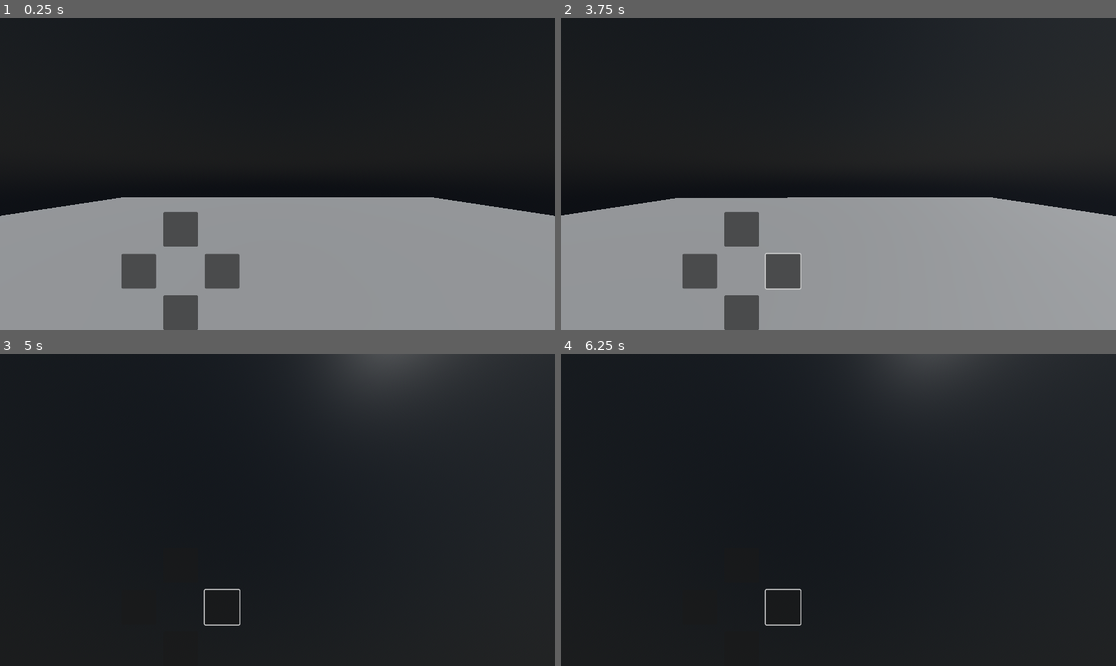
Above: before the commit, frames 1-4 (two rows, left to right).
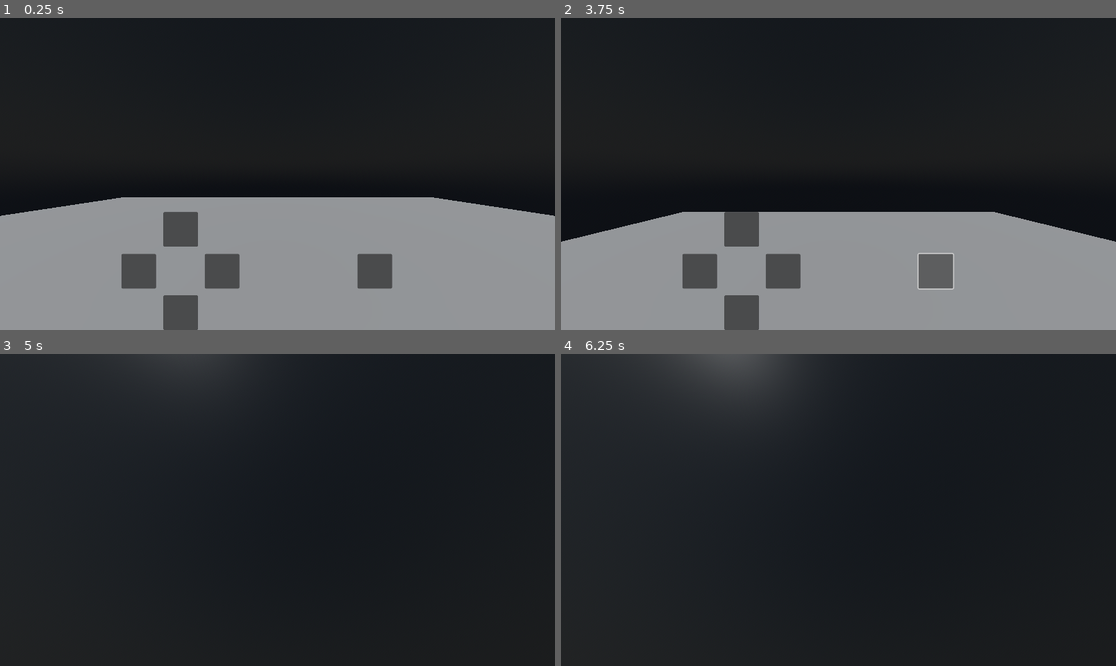
Above: after the commit, the same moments.

Repository: clbwhazzup/godot3D
Game: Godot game, scene res://scenes/level_1.tscn
The game is run twice, just before and just after one commit, with the same random seed, the same clock (stepped at 60 frames per second) and the same inputs.
Inputs (mouse positions are in pixels of both pictures, inside the frame that each line leads up to):
- Up to frame 1 (0.25 s): no input
- Up to frame 2 (3.75 s): click (744, 230) at 0.5 s; click (744, 311) at 1.25 s; click (699, 270) at 2 s; click (783, 270) at 2.75 s; click (932, 270) at 3.52 s
- Up to frame 3 (5 s): move the mouse to (305, 510) at 4.27 s; hold W (move_forward) from 4.28 s (still down); tap Space (jump) at 4.35, 4.52, 4.82 s
- Up to frame 4 (6.25 s): keep holding W (move_forward); tap Enter at 5 s; move the mouse to (810, 510) at 5.02 s; tap E (interact) at 5.1 s; tap Space (jump) at 5.27, 5.3, 5.57, 5.75, 5.85 s; move the mouse to (849, 503) at 5.77 s

The runs differ from the first frame. In frame 1, 0.7% of the frame differs, in the area x 64-71%, y 75-87%; in frame 2, 6.3%, in the area x 0-100%, y 57-88%; in frame 3, 4.0%; in frame 4, 5.4%.

Commit message:
fixing touch controls

Diff:
--- a/scenes/character.gd
+++ b/scenes/character.gd
@@ -21,16 +21,19 @@
 var paused: = false
 
 @onready var camera: Camera3D = $Camera3D
+@onready var overlay: Control = $"../TouchControls/Overlay"
 
 func _ready() -> void:
-	capture_mouse()
+	pass
 
 func _unhandled_input(event: InputEvent) -> void:
 	if event is InputEventMouseMotion: #Mouse for camera
+		capture_mouse()
 		look_dir = event.relative * 0.001
 		if mouse_captured: _rotate_camera()
 
 	if event is InputEventScreenDrag: #Drag for camera
+		release_mouse()
 		look_dir = event.relative * 0.001
 		if not mouse_captured: _rotate_camera()
 
@@ -62,12 +65,12 @@
 func capture_mouse() -> void:
 	Input.set_mouse_mode(Input.MOUSE_MODE_CAPTURED)
 	mouse_captured = true
-	print(mouse_captured)
+	overlay.hide()
 
 func release_mouse() -> void:
 	Input.set_mouse_mode(Input.MOUSE_MODE_VISIBLE)
 	mouse_captured = false
-	print(mouse_captured)
+	overlay.hide()
 
 func _rotate_camera(sens_mod: float = 1.0) -> void:
 	camera.rotation.y -= look_dir.x * camera_sens * sens_mod
--- a/scenes/level_1.tscn
+++ b/scenes/level_1.tscn
@@ -67,11 +67,11 @@
 mouse_filter = 2
 script = ExtResource("2_bswci")
 
-[node name="Control" type="Control" parent="TouchControls"]
+[node name="Overlay" type="Control" parent="TouchControls"]
 layout_mode = 2
 mouse_filter = 2
 
-[node name="Container" type="Control" parent="TouchControls/Control"]
+[node name="Directional" type="Control" parent="TouchControls/Overlay"]
 layout_mode = 1
 anchors_preset = 2
 anchor_top = 1.0
@@ -80,7 +80,7 @@
 offset_right = 245.0
 grow_vertical = 0
 
-[node name="Forward" type="Button" parent="TouchControls/Control/Container"]
+[node name="Forward" type="Button" parent="TouchControls/Overlay/Directional"]
 layout_mode = 1
 anchors_preset = 5
 anchor_left = 0.5
@@ -91,7 +91,7 @@
 grow_horizontal = 2
 action_mode = 0
 
-[node name="Back" type="Button" parent="TouchControls/Control/Container"]
+[node name="Back" type="Button" parent="TouchControls/Overlay/Directional"]
 layout_mode = 1
 anchors_preset = 7
 anchor_left = 0.5
@@ -105,7 +105,7 @@
 grow_vertical = 0
 action_mode = 0
 
-[node name="Left" type="Button" parent="TouchControls/Control/Container"]
+[node name="Left" type="Button" parent="TouchControls/Overlay/Directional"]
 layout_mode = 1
 anchors_preset = 4
 anchor_top = 0.5
@@ -116,7 +116,7 @@
 grow_vertical = 2
 action_mode = 0
 
-[node name="Right" type="Button" parent="TouchControls/Control/Container"]
+[node name="Right" type="Button" parent="TouchControls/Overlay/Directional"]
 layout_mode = 1
 anchors_preset = 6
 anchor_left = 1.0
@@ -130,28 +130,40 @@
 grow_vertical = 2
 action_mode = 0
 
-[node name="Jump" type="Button" parent="TouchControls/Control/Container"]
+[node name="Other" type="Control" parent="TouchControls/Overlay"]
 layout_mode = 1
-anchors_preset = 6
+anchors_preset = 3
 anchor_left = 1.0
+anchor_top = 1.0
+anchor_right = 1.0
+anchor_bottom = 1.0
+offset_left = -245.0
+offset_top = -245.0
+grow_horizontal = 0
+grow_vertical = 0
+
+[node name="Jump" type="Button" parent="TouchControls/Overlay/Other"]
+layout_mode = 1
+anchors_preset = 8
+anchor_left = 0.5
 anchor_top = 0.5
-anchor_right = 1.0
+anchor_right = 0.5
 anchor_bottom = 0.5
-offset_left = 725.0
-offset_top = -24.0
-offset_right = 797.0
-offset_bottom = 48.0
-grow_horizontal = 0
+offset_left = -36.0
+offset_top = -36.0
+offset_right = 36.0
+offset_bottom = 36.0
+grow_horizontal = 2
 grow_vertical = 2
 action_mode = 0
 
-[connection signal="button_down" from="TouchControls/Control/Container/Forward" to="TouchControls" method="_on_forward_button_down"]
-[connection signal="button_up" from="TouchControls/Control/Container/Forward" to="TouchControls" method="_on_forward_button_up"]
-[connection signal="button_down" from="TouchControls/Control/Container/Back" to="TouchControls" method="_on_back_button_down"]
-[connection signal="button_up" from="TouchControls/Control/Container/Back" to="TouchControls" method="_on_back_button_up"]
-[connection signal="button_down" from="TouchControls/Control/Container/Left" to="TouchControls" method="_on_left_button_down"]
-[connection signal="button_up" from="TouchControls/Control/Container/Left" to="TouchControls" method="_on_left_button_up"]
-[connection signal="button_down" from="TouchControls/Control/Container/Right" to="TouchControls" method="_on_right_button_down"]
-[connection signal="button_up" from="TouchControls/Control/Container/Right" to="TouchControls" method="_on_right_button_up"]
-[connection signal="button_down" from="TouchControls/Control/Container/Jump" to="TouchControls" method="_on_jump_button_down"]
-[connection signal="button_up" from="TouchControls/Control/Container/Jump" to="TouchControls" method="_on_jump_button_up"]
+[connection signal="button_down" from="TouchControls/Overlay/Directional/Forward" to="TouchControls" method="_on_forward_button_down"]
+[connection signal="button_up" from="TouchControls/Overlay/Directional/Forward" to="TouchControls" method="_on_forward_button_up"]
+[connection signal="button_down" from="TouchControls/Overlay/Directional/Back" to="TouchControls" method="_on_back_button_down"]
+[connection signal="button_up" from="TouchControls/Overlay/Directional/Back" to="TouchControls" method="_on_back_button_up"]
+[connection signal="button_down" from="TouchControls/Overlay/Directional/Left" to="TouchControls" method="_on_left_button_down"]
+[connection signal="button_up" from="TouchControls/Overlay/Directional/Left" to="TouchControls" method="_on_left_button_up"]
+[connection signal="button_down" from="TouchControls/Overlay/Directional/Right" to="TouchControls" method="_on_right_button_down"]
+[connection signal="button_up" from="TouchControls/Overlay/Directional/Right" to="TouchControls" method="_on_right_button_up"]
+[connection signal="button_down" from="TouchControls/Overlay/Other/Jump" to="TouchControls" method="_on_jump_button_down"]
+[connection signal="button_up" from="TouchControls/Overlay/Other/Jump" to="TouchControls" method="_on_jump_button_up"]
